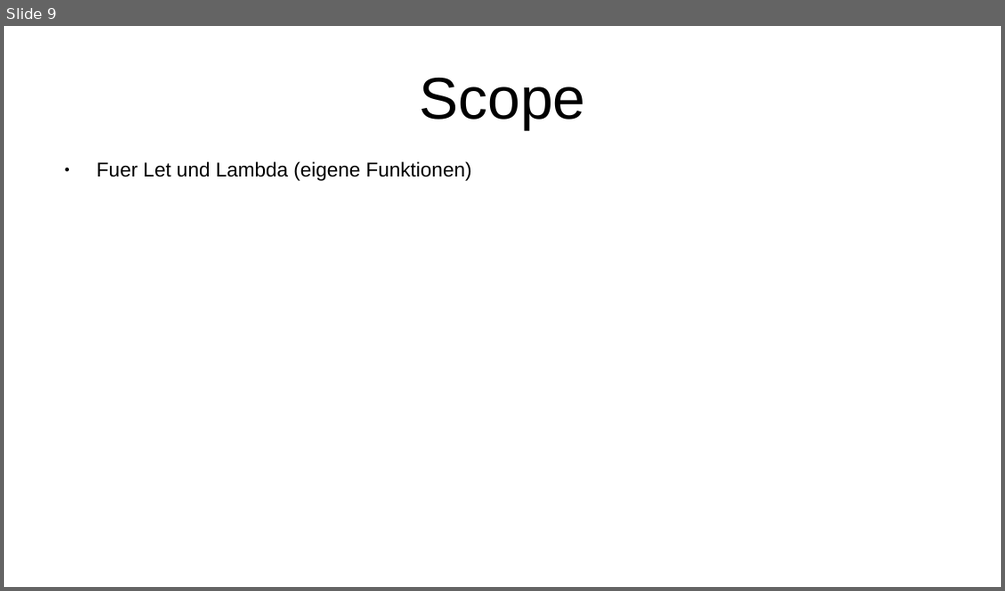
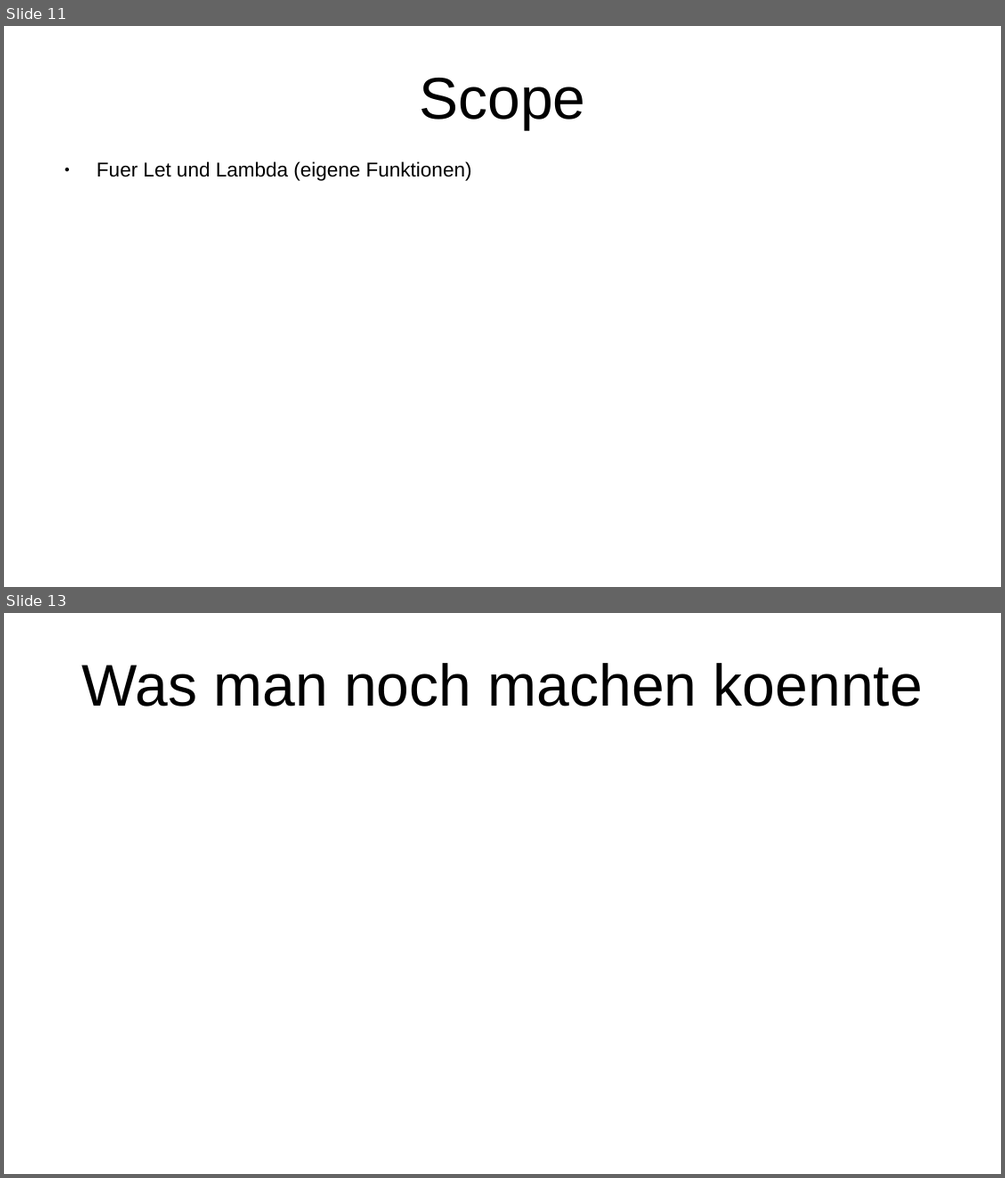
Before and after one commit to Iquiji/little-schemer-talk, a slide deck: Talk Engineering Day 2-6-2022.odp. Shown one above the other, each under a label of ours: slide 9 before the commit, slides 11 and 13 after it; the slides between them are not shown. The pictures are 1005x591 and 1005x1178 pixels, drawn with LibreOffice and Linux fonts; fonts in the diff are those of the drawing. Boxes give left, top, right and bottom in pixels: in the first picture for what was removed or moved away, otherwise in the second. Text is boxed around its words. In the diff, an @@ line names an element or a change of style, - is before the commit and + after.

```diff
--- a/Talk Engineering Day 2-6-2022.odp
+++ b/Talk Engineering Day 2-6-2022.odp
@@ slide 13 added at [4, 613, 1001, 1174], background #FFFFFF @@
@@ title added at [82, 663, 922, 706], 46.8 pt, text #000000 @@
+Was man noch machen koennte
@@ what was slide 9 is now slide 11 @@
```
Also in this commit, not shown: 2 slides changed, 3 other slides added.
